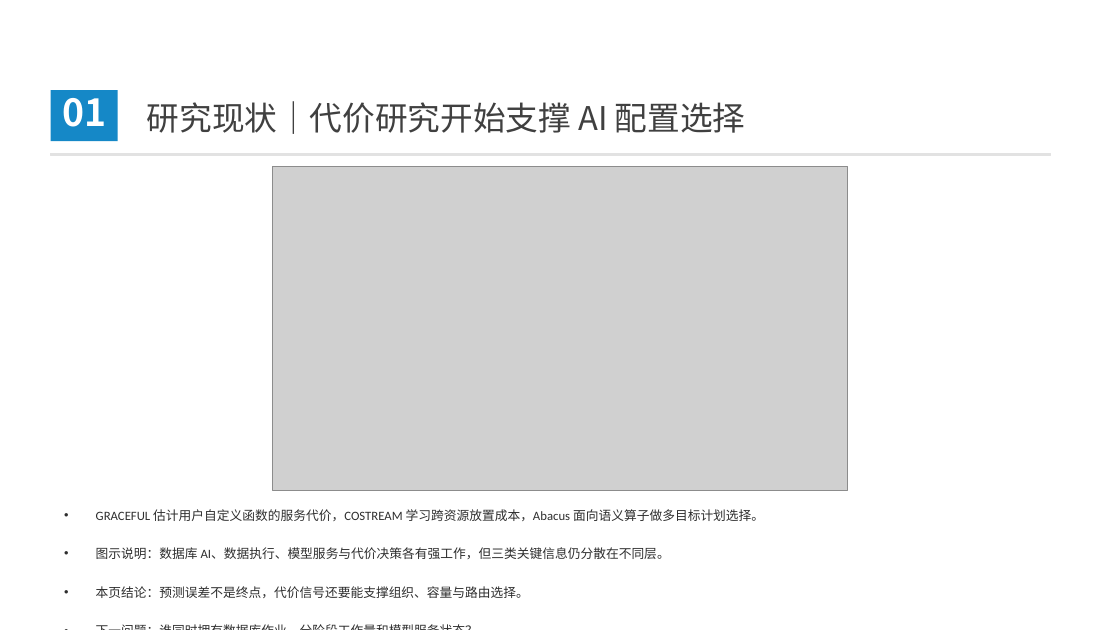
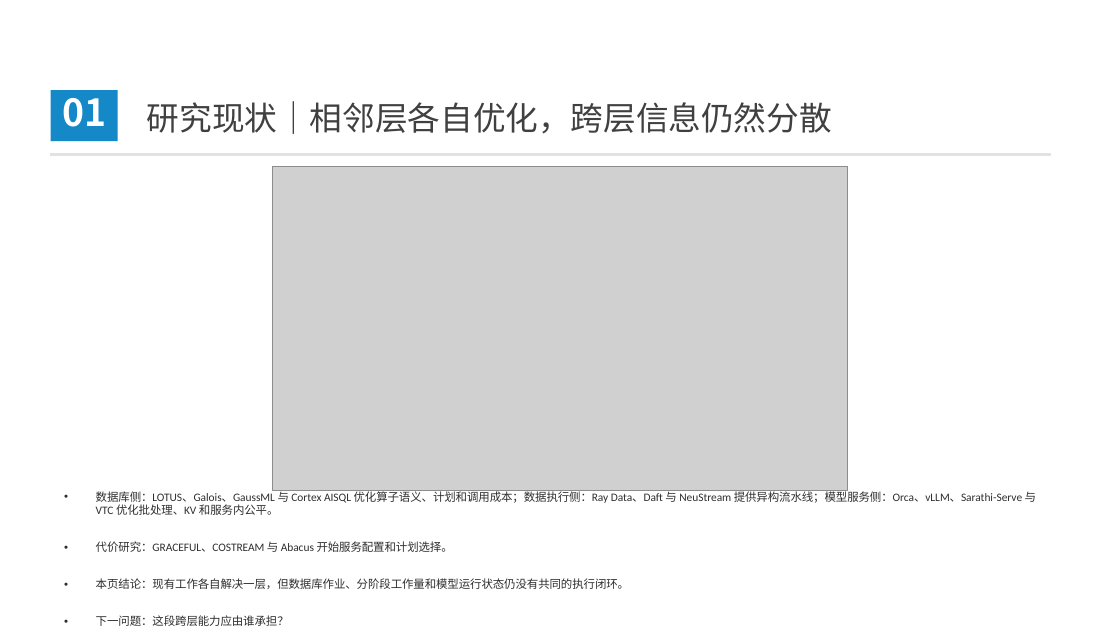
Before and after one commit to 3444374/ai-operator-execution-optimization, a slide deck: slide 5 of opening/slides/opening_defense_20260812_v9.pptx (slide 8 before the commit). Drawn at 1120x630 pixels with LibreOffice and Linux fonts; fonts in the diff are those of the drawing; grey boxes stand for pictures; background and template pictures are left out. Boxes give left, top, right and bottom in pixels: in the first picture for what was removed or moved away, otherwise in the second. Text is boxed around its words. In the diff, an @@ line names an element or a change of style, - is before the commit and + after.

```diff
--- a/opening/slides/opening_defense_20260812_v9.pptx
+++ b/opening/slides/opening_defense_20260812_v9.pptx
@@ text at (147,101,832,134): text changed @@
-研究现状｜代价研究开始支撑 AI 配置选择
+研究现状｜相邻层各自优化，跨层信息仍然分散
@@ text at (96,489,1036,589): text changed; size 10.9 to 9.8 pt @@
-• GRACEFUL 估计用户自定义函数的服务代价，COSTREAM 学习跨资源放置成本，Abacus 面向语义算子做多目标计划选择。
-• 图示说明：数据库 AI、数据执行、模型服务与代价决策各有强工作，但三类关键信息仍分散在不同层。
-• 本页结论：预测误差不是终点，代价信号还要能支撑组织、容量与路由选择。
-• 下一问题：谁同时拥有数据库作业、分阶段工作量和模型服务状态？
+• 数据库侧：LOTUS、Galois、GaussML 与 Cortex AISQL 优化算子语义、计划和调用成本；数据执行侧：Ray Data、Daft 与 NeuStream 提供异构流水线；模型服务侧：Orca、vLLM、Sarathi-Serve 与 VTC 优化批处理、KV 和服务内公平。
+• 代价研究：GRACEFUL、COSTREAM 与 Abacus 开始服务配置和计划选择。
+• 本页结论：现有工作各自解决一层，但数据库作业、分阶段工作量和模型运行状态仍没有共同的执行闭环。
+• 下一问题：这段跨层能力应由谁承担？
```
Also in this commit, not shown: 21 other slides changed, 1 slide added, 6 slides removed, 7 other files.
